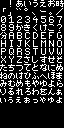
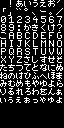
Layers edited between the first and the second 64 × 128 image:
painted on "BG" over [0, 0, 64, 39]
